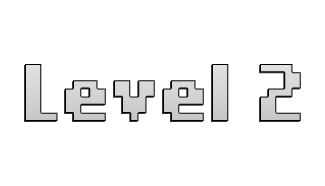
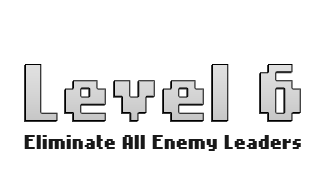
Two versions of the same layered image (325px x 186px). Layer-by-layer changes:
moved "Level 2" into group "Level2" over [259, 64, 301, 121]
added group "Level6" with 2 layers over [24, 64, 301, 151]
added layer "Eliminate All Enemy Leaders" (5th of 5, in "Level6") in group "Level6" over [24, 135, 301, 151]
added layer "Level 6" in group "Level6" over [259, 64, 301, 121]
